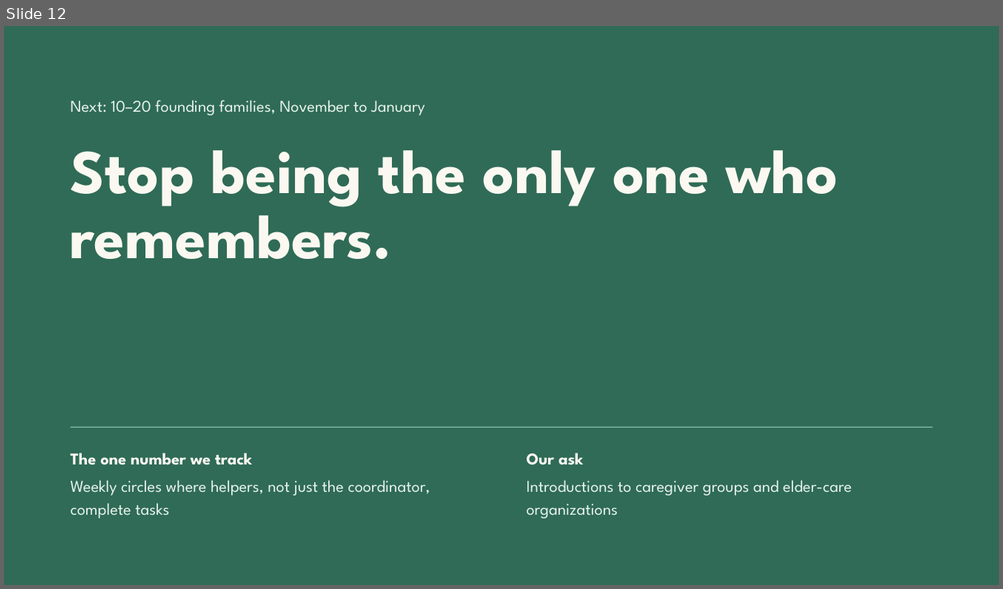
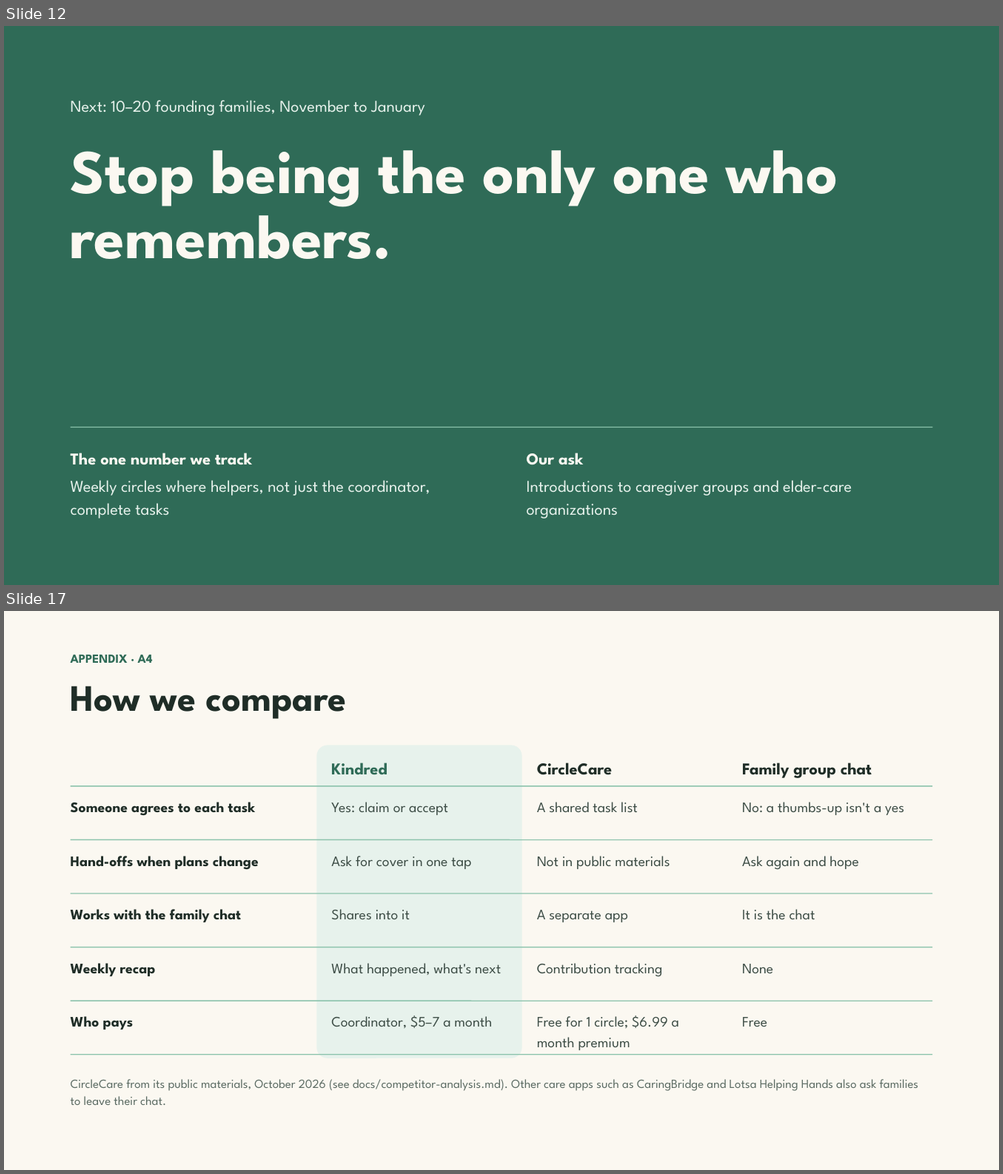
Before and after one commit to Team-Claudia/kindred, a slide deck: docs/pitch/Kindred Demo Day Pitch V3.pptx. Shown one above the other, each under a label of ours: slide 12 before the commit, slides 12 and 17 after it; the slides between them are not shown. The pictures are 1003x589 and 1003x1174 pixels, drawn with LibreOffice and Linux fonts; fonts in the diff are those of the drawing. Boxes give left, top, right and bottom in pixels: in the first picture for what was removed or moved away, otherwise in the second. Text is boxed around its words. In the diff, an @@ line names an element or a change of style, - is before the commit and + after.

```diff
--- a/docs/pitch/Kindred Demo Day Pitch V3.pptx
+++ b/docs/pitch/Kindred Demo Day Pitch V3.pptx
@@ slide 17 added at box(4, 611, 999, 1170), background #FBF8F1 @@
@@ text added at box(71, 655, 153, 663), 12 pt, text #2F6B57, bold @@
+APPENDIX · A4
@@ title added at box(71, 686, 347, 719), 36 pt, text #1F2D27, bold @@
+How we compare
@@ rounded rectangle added at box(316, 745, 522, 1059), fill #E7F2EC @@
@@ text added at box(331, 763, 387, 775), 16 pt, text #2F6B57, bold @@
+Kindred
@@ text added at box(537, 763, 612, 775), 16 pt, text #1F2D27, bold @@
+CircleCare
@@ text added at box(742, 763, 872, 778), 16 pt, text #1F2D27, bold @@
+Family group chat
@@ line added from (71, 786) to (932, 786), #8CC3AC 1 pt @@
@@ text added at box(71, 802, 256, 816), 14 pt, text #1F2D27, bold @@
+Someone agrees to each task
@@ text added at box(331, 802, 448, 815), 14 pt, text #3D4D46 @@
+Yes: claim or accept
@@ text added at box(537, 802, 637, 812), 14 pt, text #3D4D46 @@
+A shared task list
@@ text added at box(742, 802, 904, 815), 14 pt, text #3D4D46 @@
+No: a thumbs-up isn't a yes
@@ line added from (71, 840) to (932, 840), #8CC3AC 1 pt @@
@@ text added at box(71, 856, 259, 870), 14 pt, text #1F2D27, bold @@
+Hand-offs when plans change
@@ text added at box(331, 856, 471, 869), 14 pt, text #3D4D46 @@
+Ask for cover in one tap
@@ text added at box(537, 856, 669, 869), 14 pt, text #3D4D46 @@
+Not in public materials
@@ text added at box(742, 856, 859, 870), 14 pt, text #3D4D46 @@
+Ask again and hope
@@ line added from (71, 894) to (932, 894), #8CC3AC 1 pt @@
@@ text added at box(71, 909, 241, 923), 14 pt, text #1F2D27, bold @@
+Works with the family chat
@@ text added at box(331, 909, 410, 920), 14 pt, text #3D4D46 @@
+Shares into it
@@ text added at box(537, 910, 628, 923), 14 pt, text #3D4D46 @@
+A separate app
@@ text added at box(742, 909, 815, 920), 14 pt, text #3D4D46 @@
+It is the chat
@@ line added from (71, 948) to (932, 948), #8CC3AC 1 pt @@
@@ text added at box(71, 963, 156, 977), 14 pt, text #1F2D27, bold @@
+Weekly recap
@@ text added at box(331, 963, 501, 977), 14 pt, text #3D4D46 @@
+What happened, what's next
@@ text added at box(537, 963, 663, 977), 14 pt, text #3D4D46 @@
+Contribution tracking
@@ text added at box(742, 964, 773, 974), 14 pt, text #3D4D46 @@
+None
@@ line added from (71, 1001) to (932, 1001), #8CC3AC 1 pt @@
@@ text added at box(71, 1017, 134, 1030), 14 pt, text #1F2D27, bold @@
+Who pays
@@ text added at box(331, 1016, 492, 1028), 14 pt, text #3D4D46 @@
+Coordinator, $5–7 a month
@@ text added at box(537, 1016, 679, 1051), 14 pt, text #3D4D46 @@
+Free for 1 circle; $6.99 a month premium
@@ text added at box(742, 1017, 767, 1027), 14 pt, text #3D4D46 @@
+Free
@@ line added from (71, 1055) to (932, 1055), #8CC3AC 1 pt @@
@@ text added at box(71, 1079, 919, 1105), 12 pt, text #5B6B63 @@
+CircleCare from its public materials, October 2026 (see docs/competitor-analysis.md). Other care apps such as CaringBridge and Lotsa Helping Hands also ask families to leave their chat.
```
Also in this commit, not shown: 8 other slides added, 5 other files.
